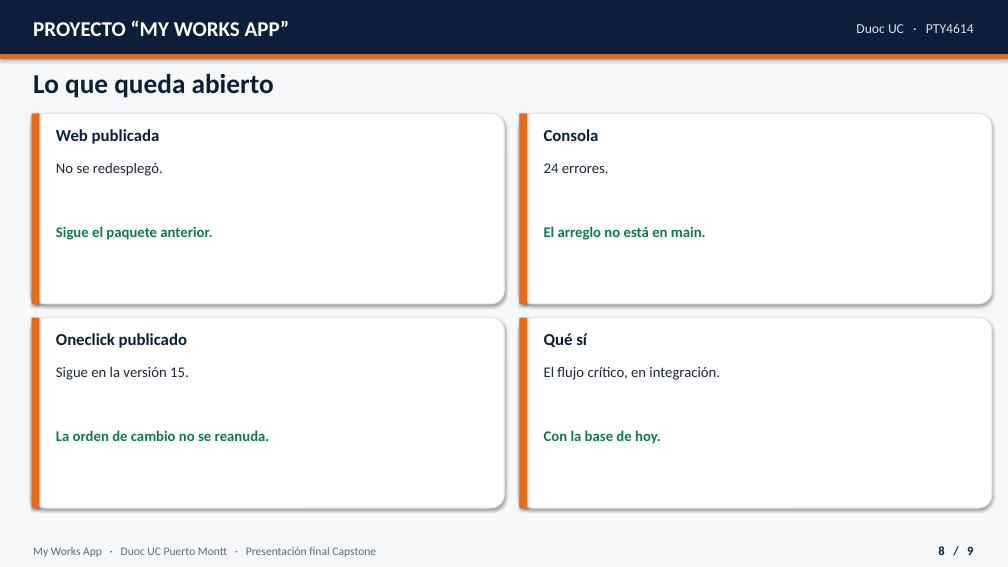
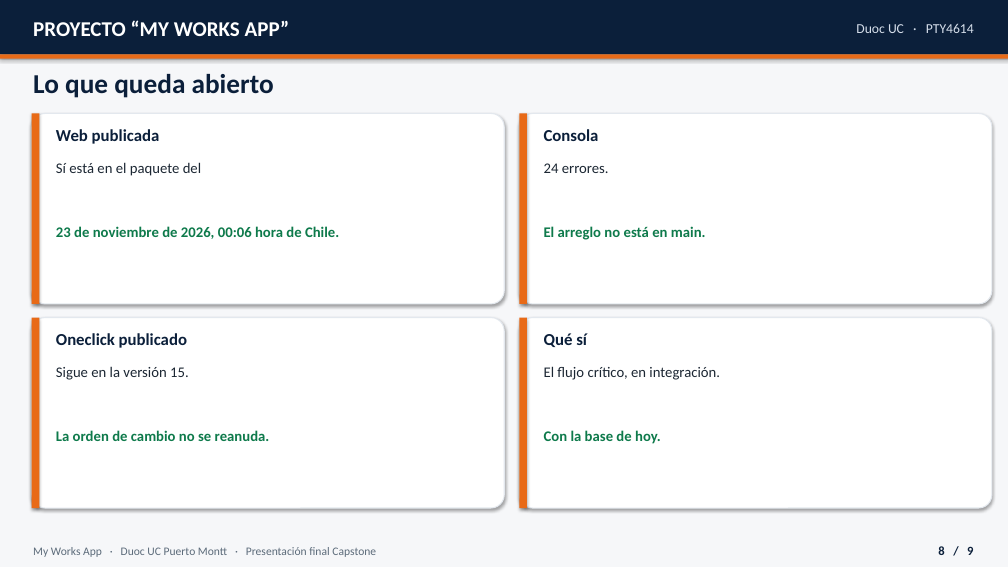
Before and after one commit to MathiasAlejandr0/MyWorksAppProyect, a slide deck: slide 8 of Fase 2/Presentacion_final_MyWorksApp.pptx. Drawn at 1008x567 pixels with LibreOffice and Linux fonts; fonts in the diff are those of the drawing. Boxes give left, top, right and bottom in pixels: in the first picture for what was removed or moved away, otherwise in the second. Text is boxed around its words. In the diff, an @@ line names an element or a change of style, - is before the commit and + after.

```diff
--- a/Fase 2/Presentacion_final_MyWorksApp.pptx
+++ b/Fase 2/Presentacion_final_MyWorksApp.pptx
@@ text at [56, 162, 201, 176]: text changed @@
-No se redesplegó.
+Sí está en el paquete del
@@ text at [56, 226, 339, 239]: text changed @@
-Sigue el paquete anterior.
+23 de noviembre de 2026, 00:06 hora de Chile.
```
Also in this commit, not shown: 3 other files.
